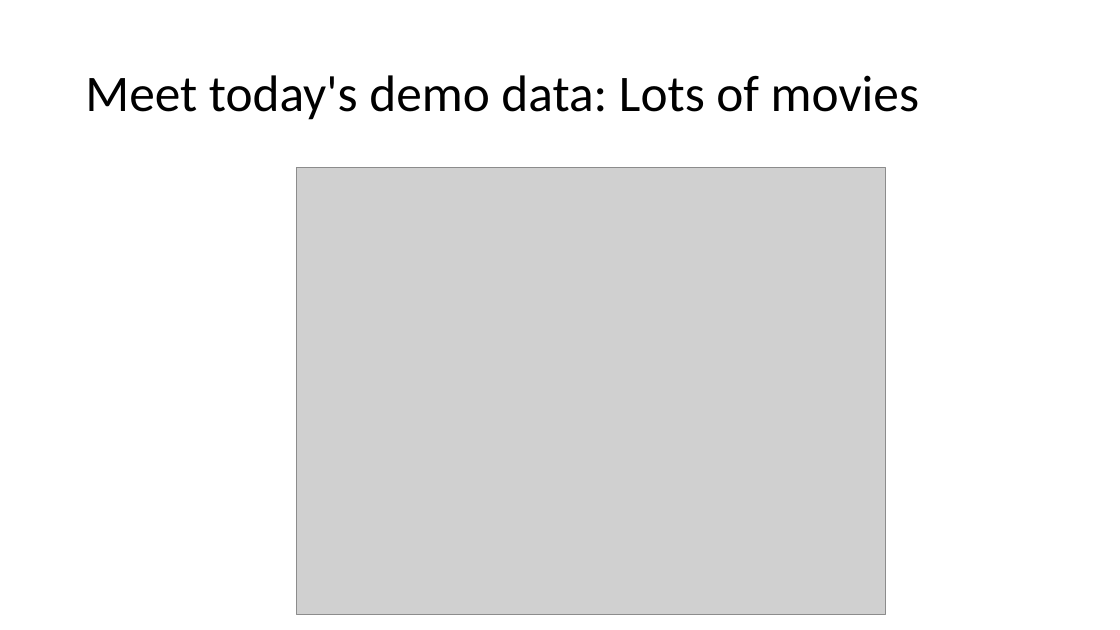
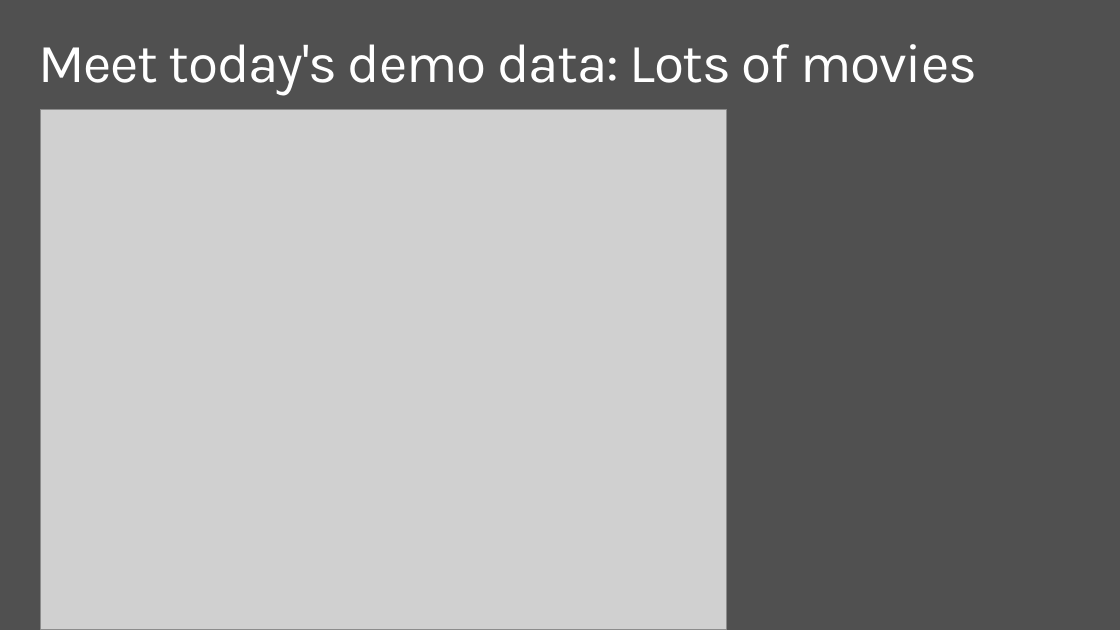
Before and after one commit to dmakogon/nosqlnow2015, a slide deck: slide 6 of indexing-nirvana.pptx. Drawn at 1120x630 pixels with LibreOffice and Linux fonts; fonts in the diff are those of the drawing; grey boxes stand for pictures; background and template pictures are left out. Boxes give left, top, right and bottom in pixels: in the first picture for what was removed or moved away, otherwise in the second. Text is boxed around its words. In the diff, an @@ line names an element or a change of style, - is before the commit and + after.

Commit message:
updated pptx, cinema and showtimes data

```diff
--- a/indexing-nirvana.pptx
+++ b/indexing-nirvana.pptx
@@ background #FFFFFF to #505050 @@
@@ title "Meet today's demo data: Lots ...": place and size @@
-title "Meet today's demo data: Lots ..." at (85, 75, 919, 120)
+title "Meet today's demo data: Lots ..." at (38, 44, 977, 96)
@@ title "Meet today's demo data: Lots ..." at (38, 44, 977, 96): size 44 to 47 pt, font Calibri to Karla, text colour #000000 to #FFFFFF, letter spacing 0 to -1 pt; vertical alignment middle to top @@
@@ picture: place and size @@
-picture at (297, 168, 886, 614)
+picture at (40, 109, 727, 629)
```
Also in this commit, not shown: 2 other slides changed, 1 slide added, 1 slide removed, 3 other files.
